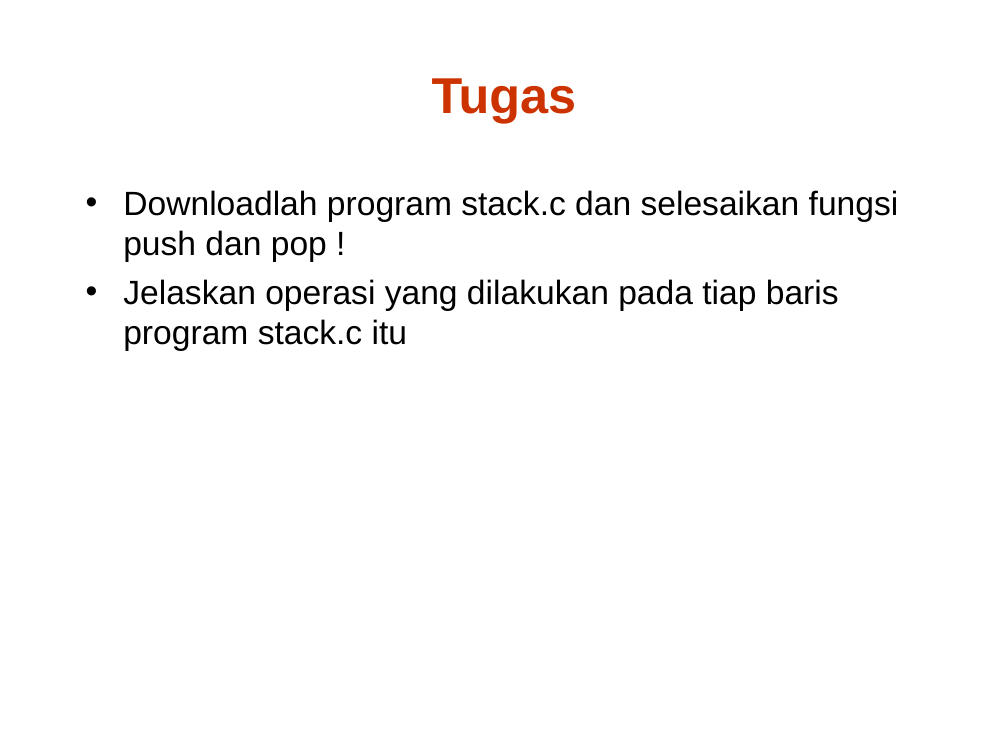
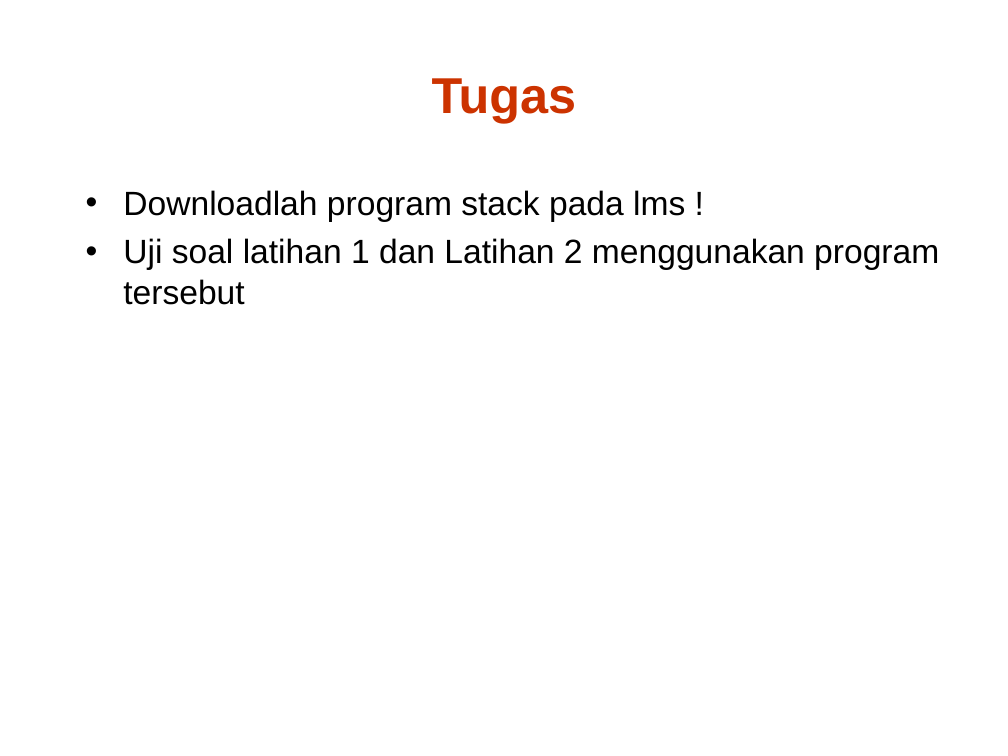
Before and after one commit to muhamadsoleh99/stack, a slide deck: slide 41 of Stack dan Queue_tita.ppt. Drawn at 1008x756 pixels with LibreOffice and Linux fonts; fonts in the diff are those of the drawing. Boxes give left, top, right and bottom in pixels: in the first picture for what was removed or moved away, otherwise in the second. Text is boxed around its words. In the diff, an @@ line names an element or a change of style, - is before the commit and + after.

Commit message:
edit file ppt

```diff
--- a/Stack dan Queue_tita.ppt
+++ b/Stack dan Queue_tita.ppt
@@ text at (x1=123, y1=190, x2=939, y2=305): text changed @@
-• Downloadlah program stack.c dan selesaikan fungsi push dan pop !
-• Jelaskan operasi yang dilakukan pada tiap baris program stack.c itu
+• Downloadlah program stack pada lms !
+• Uji soal latihan 1 dan Latihan 2 menggunakan program tersebut
```
Also in this commit, not shown: 1 other slide changed.
